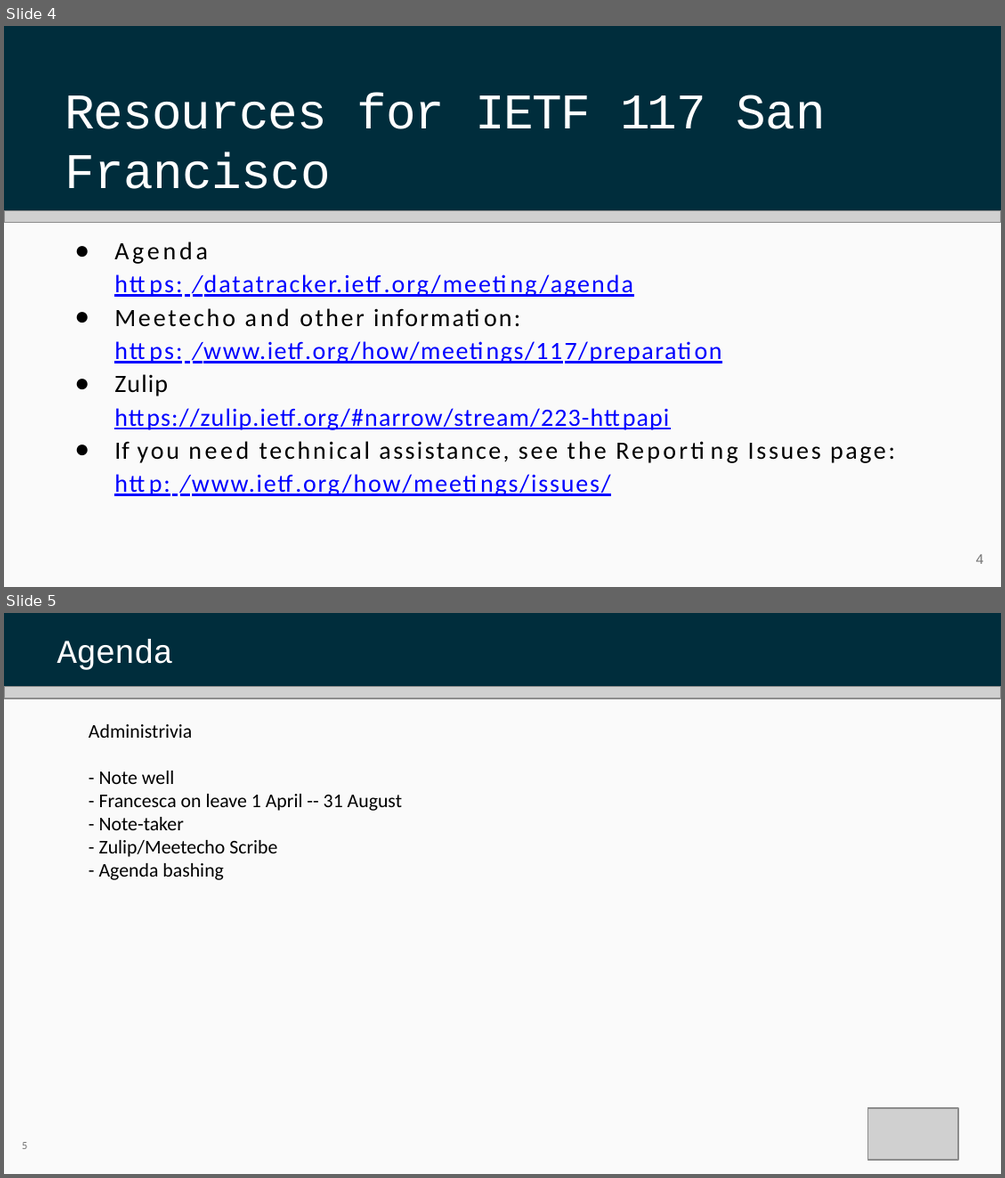
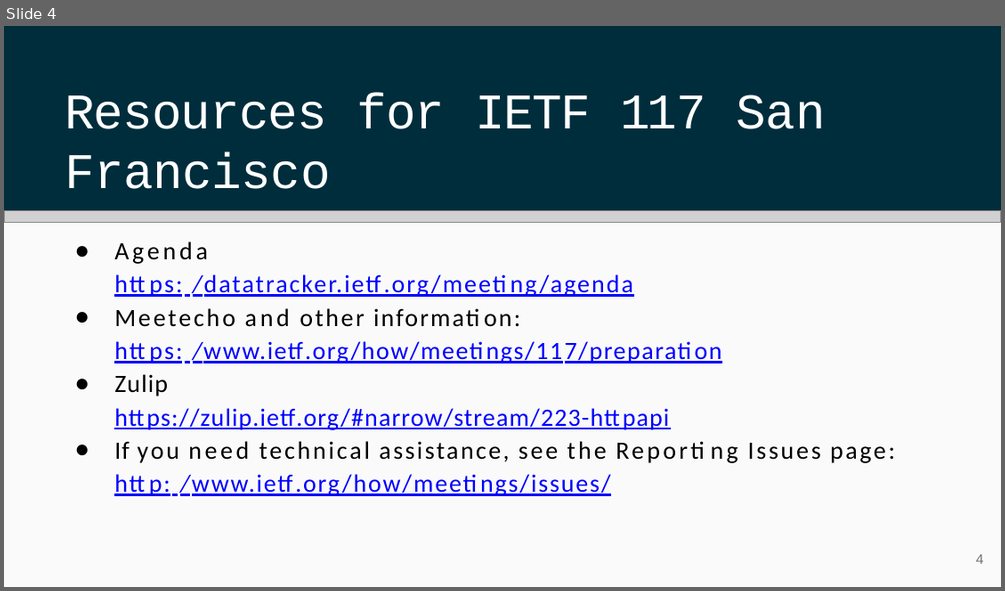
Before and after one commit to ietf-wg-httpapi/wg-materials, a slide deck: ietf117/chair-slides.pptx. Shown one above the other, each under a label of ours: slides 4 and 5 before the commit, slide 4 after it. The pictures are 1005x1178 and 1005x591 pixels, drawn with LibreOffice and Linux fonts; fonts in the diff are those of the drawing; grey boxes stand for pictures. Boxes give left, top, right and bottom in pixels: in the first picture for what was removed or moved away, otherwise in the second. Text is boxed around its words. In the diff, an @@ line names an element or a change of style, - is before the commit and + after.

```diff
--- a/ietf117/chair-slides.pptx
+++ b/ietf117/chair-slides.pptx
@@ slide 5 removed at [4, 613, 1001, 1174], background #FFFFFF; not listed: 1 template element that a slide beside it also shows @@
@@ title removed at [57, 640, 173, 670] @@
-Agenda
@@ picture removed at [4, 687, 1001, 698] @@
@@ freeform shape removed at [4, 698, 1001, 1174] @@
@@ text removed at [89, 724, 402, 880] @@
-Administrivia
-- Note well
-- Francesca on leave 1 April -- 31 August
-- Note-taker
-- Zulip/Meetecho Scribe
-- Agenda bashing
@@ picture removed at [867, 1108, 958, 1159] @@
@@ text removed at [22, 1142, 27, 1149] @@
-5
```
Also in this commit, not shown: 1 slide changed, 2 other files.
